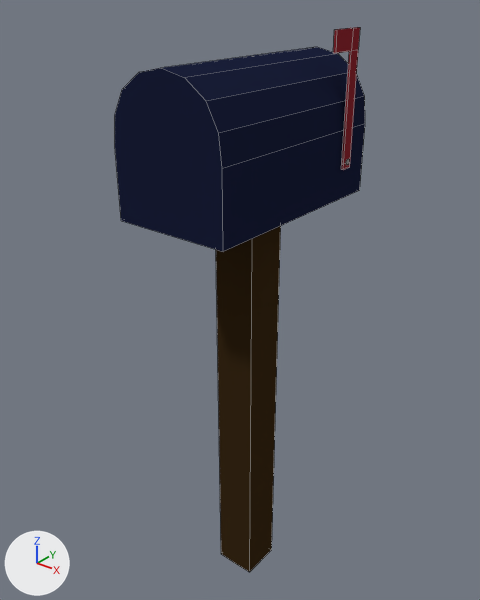
An edit to the Blender file mailbox.blend, drawn before and after from the same camera.
Both versions are drawn from a 50 mm camera at (30.6, -33.3, 10.5) aimed at (-1.4, 6.7, -14.3). Every picture has the same lights, and +X, +Y and +Z are marked at lower left. Mesh edges are drawn as thin lines.
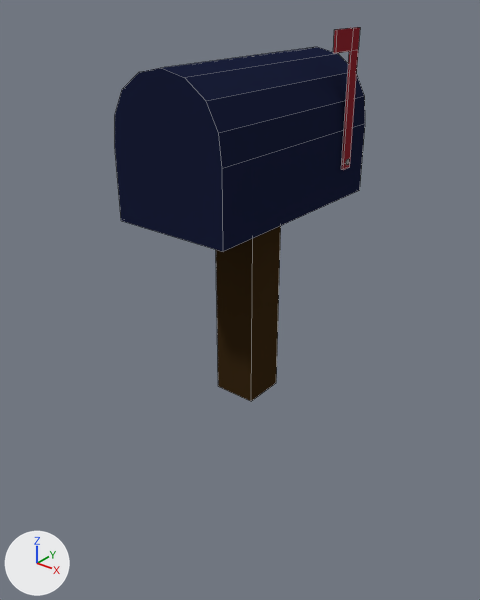
The newer file is also rescaled (x0.0295), turned or shifted as a whole; pictures and numbers use the older file's frame.

Changed parts and their boxes (x1, y1, x2, y2) in the pictures (480 x 600 px; the box of a moved part takes in the faces that stretch with it):
'Cylinder', reshaped (31% shorter): before (115, 27, 365, 572); after (115, 27, 365, 401)
part 1 of me_cylinder, moved or reshaped: before (216, 226, 281, 572); after (216, 226, 281, 401)

The edits, one by one:
me_cylinder has 58 vertices, 39 faces and spans x -1.0..1.08, y -7.7..1.32, z -0.62..1.0.
me_cylinder is used by ob_cylinder; location (-0.01, 8.1, 0.05); rotation (1.571, 0.0, 0.0), in degrees (90, 0, 0); scale (4.8, 5.47, 10.9).
Before the commit, vertices of me_cylinder: 50 (-0.38, -7.7, 0.36) at pixel (221, 554), 52 (-0.38, -7.7, 0.02), 54 (0.38, -7.7, 0.36) at pixel (249, 572), 56 (0.38, -7.7, 0.02) at pixel (271, 549).
Part 1, on me_cylinder:
Vertices 50, 52, 54, 56 of me_cylinder move by (0.0, 3.68, 0.0).
